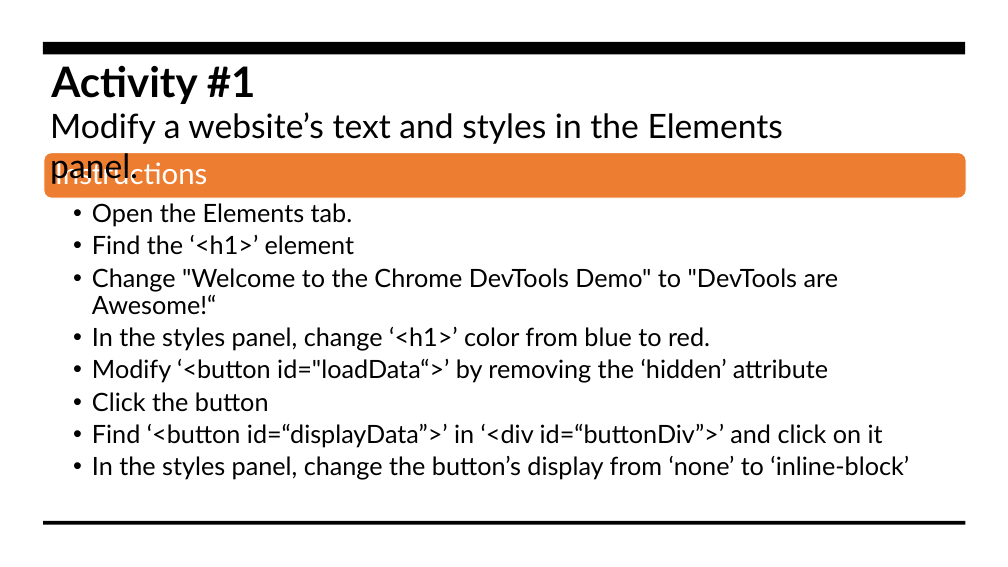
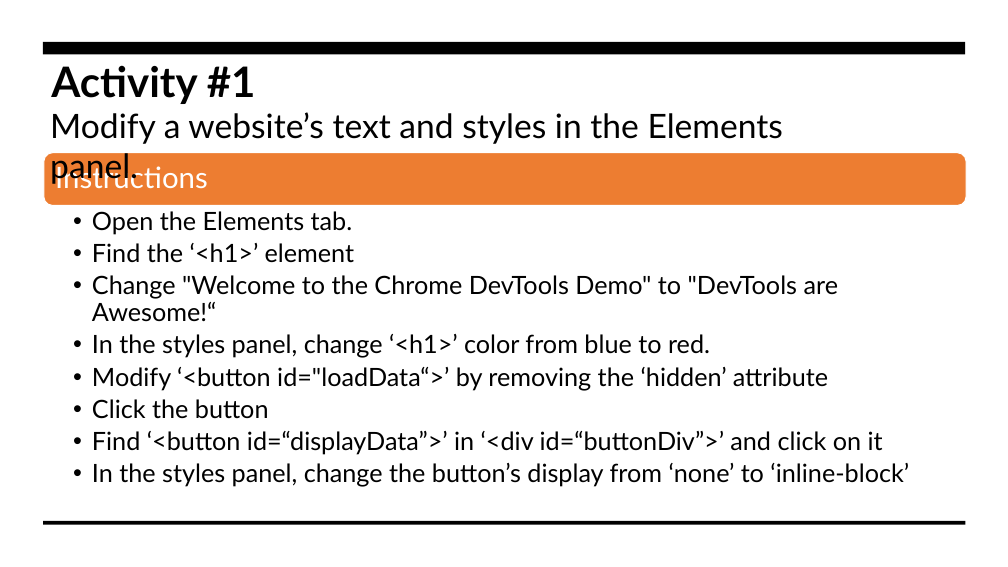
Before and after one commit to JakobieBrown/ChromeDevToolsWorkshop, a slide deck: slide 8 of ChromeDevToolsPresentation.pptx. Drawn at 1008x567 pixels with LibreOffice and Linux fonts; fonts in the diff are those of the drawing. Boxes give left, top, right and bottom in pixels: in the first picture for what was removed or moved away, otherwise in the second. Text is boxed around its words. In the diff, an @@ line names an element or a change of style, - is before the commit and + after.

```diff
--- a/ChromeDevToolsPresentation.pptx
+++ b/ChromeDevToolsPresentation.pptx
@@ rounded rectangle: place and size @@
-rounded rectangle at box(44, 153, 966, 198)
+rounded rectangle at box(44, 153, 966, 206)
@@ text "Instructions": place and size @@
-text "Instructions" at box(55, 159, 208, 185)
+text "Instructions" at box(55, 163, 208, 189)
@@ text "Open the Elements tab.": place and size @@
-text "Open the Elements tab." at box(92, 203, 909, 480)
+text "Open the Elements tab." at box(92, 211, 909, 487)
```
Also in this commit, not shown: 6 other slides changed.
